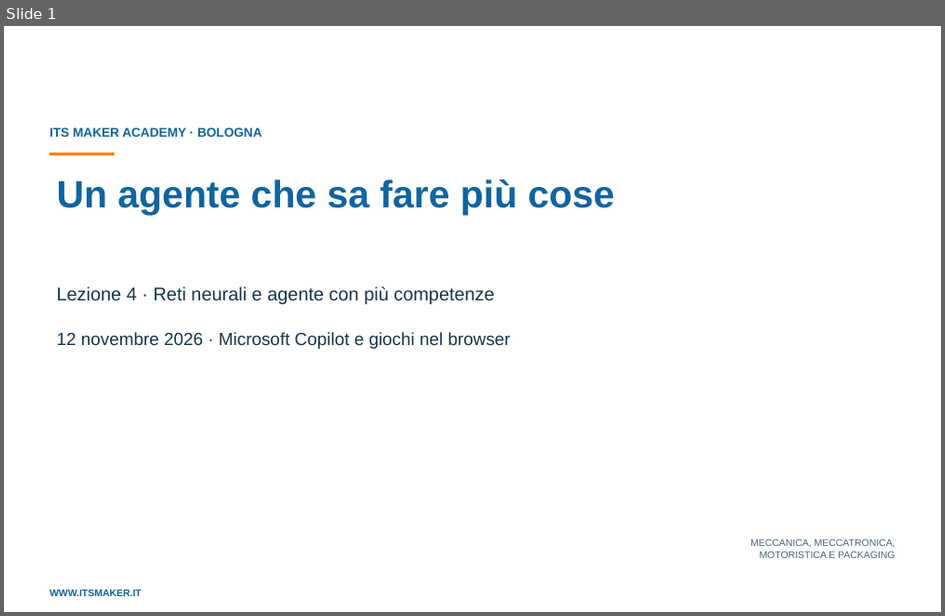
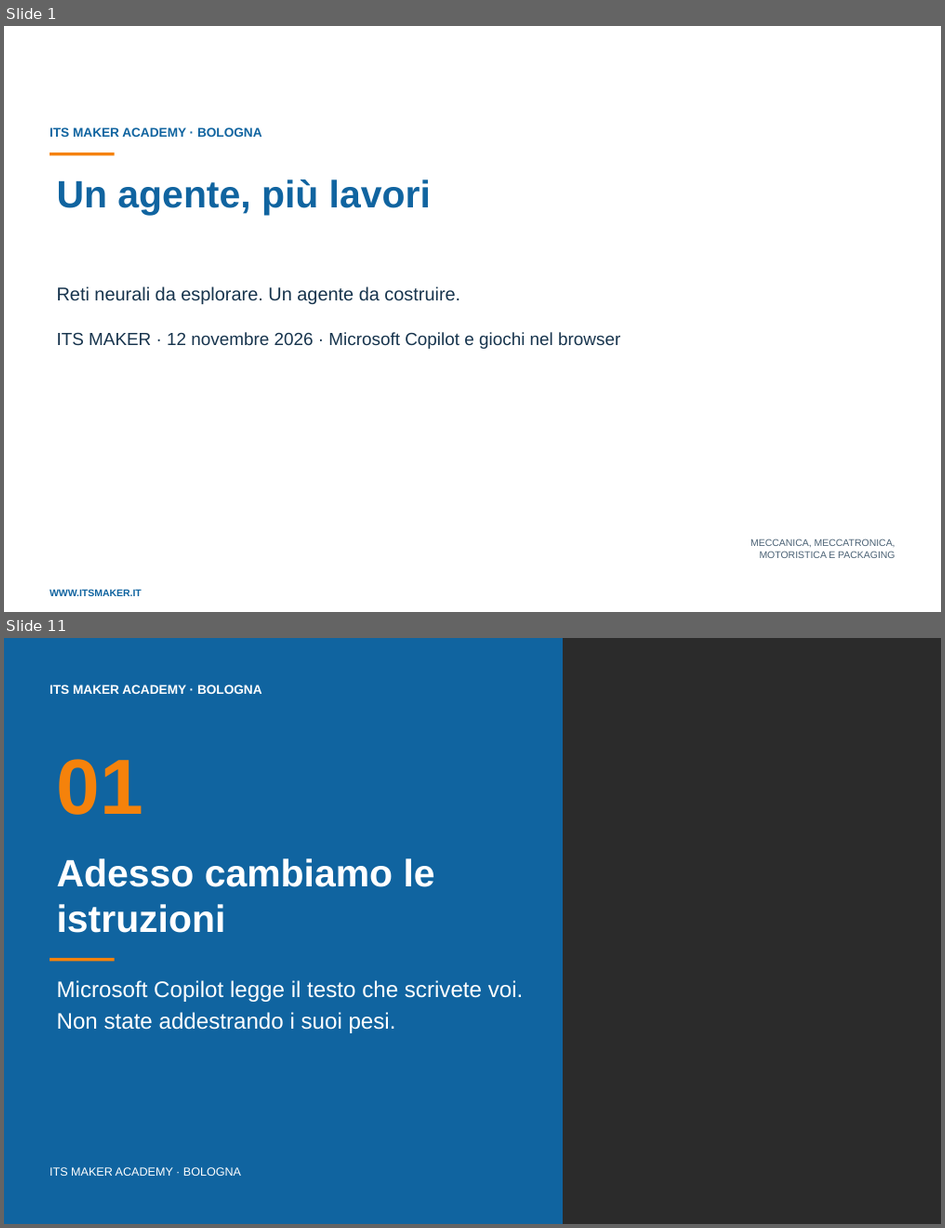
Before and after one commit to franzo9393/ITSCorso_UnslothStudio-Git, a slide deck: lezione 4 - reti neurali e agenti con orchestrazione/Lezione4_Reti_neurali_e_agenti_con_orchestrazione_ITS_MAKER.pptx. Shown one above the other, each under a label of ours: slide 1 before the commit, slides 1 and 11 after it; the slides between them are not shown. The pictures are 945x616 and 945x1228 pixels, drawn with LibreOffice and Linux fonts; fonts in the diff are those of the drawing; background and template pictures are left out; a plain dark background stands for a picture behind light text. Boxes give left, top, right and bottom in pixels: in the first picture for what was removed or moved away, otherwise in the second. Text is boxed around its words. In the diff, an @@ line names an element or a change of style, - is before the commit and + after.

Commit message:
Lezione 4: sfide nel browser, agente P03 costruito per tappe, slide riscritte
- Slide da 22 a 30, testi brevi e naturali; valori del fermo ricavati dal registro
- Consegna e guida: un solo file personale, niente diari né giro tra i banchi
- Esempio P03 in da_pubblicare_dopo_collaudo/; precedenza GUASTO nell'esempio biciclette
- AGENTS.md: regole di scrittura e di progettazione delle attività
- FLUSSO_SVILUPPO_DIDATTICO.md: processo e fonti consultate

```diff
--- a/lezione 4 - reti neurali e agenti con orchestrazione/Lezione4_Reti_neurali_e_agenti_con_orchestrazione_ITS_MAKER.pptx
+++ b/lezione 4 - reti neurali e agenti con orchestrazione/Lezione4_Reti_neurali_e_agenti_con_orchestrazione_ITS_MAKER.pptx
@@ slide 11 added at (x1=4, y1=638, x2=941, y2=1224), background picture (left out) @@
@@ rectangle added at (x1=4, y1=638, x2=563, y2=1224), fill #1064A0 @@
@@ text added at (x1=50, y1=684, x2=263, y2=694), 13 pt, text #FFFFFF, bold @@
+ITS MAKER ACADEMY · BOLOGNA
@@ text added at (x1=57, y1=759, x2=144, y2=815), 80 pt, text #F5820B, bold @@
+01
@@ title added at (x1=57, y1=858, x2=436, y2=933), 39 pt, text #FFFFFF, bold @@
+Adesso cambiamo le istruzioni
@@ rectangle added at (x1=50, y1=958, x2=115, y2=961), fill #F5820B @@
@@ text added at (x1=57, y1=980, x2=524, y2=1033), 23 pt, text #FFFFFF @@
+Microsoft Copilot legge il testo che scrivete voi.
+Non state addestrando i suoi pesi.
@@ text added at (x1=50, y1=1167, x2=241, y2=1176), 12 pt, text #FFFFFF @@
+ITS MAKER ACADEMY · BOLOGNA
@@ slide 1 changed as well @@
@@ title at (x1=57, y1=179, x2=431, y2=216): text changed @@
-Un agente che sa fare più cose
+Un agente, più lavori
@@ text at (x1=57, y1=286, x2=461, y2=304): text changed @@
-Lezione 4 · Reti neurali e agente con più competenze
+Reti neurali da esplorare. Un agente da costruire.
@@ text at (x1=57, y1=332, x2=621, y2=349): text changed @@
-12 novembre 2026 · Microsoft Copilot e giochi nel browser
+ITS MAKER · 12 novembre 2026 · Microsoft Copilot e giochi nel browser
```
Also in this commit, not shown: 1 other slide changed, 27 other slides added, 20 slides removed, 15 other files.
